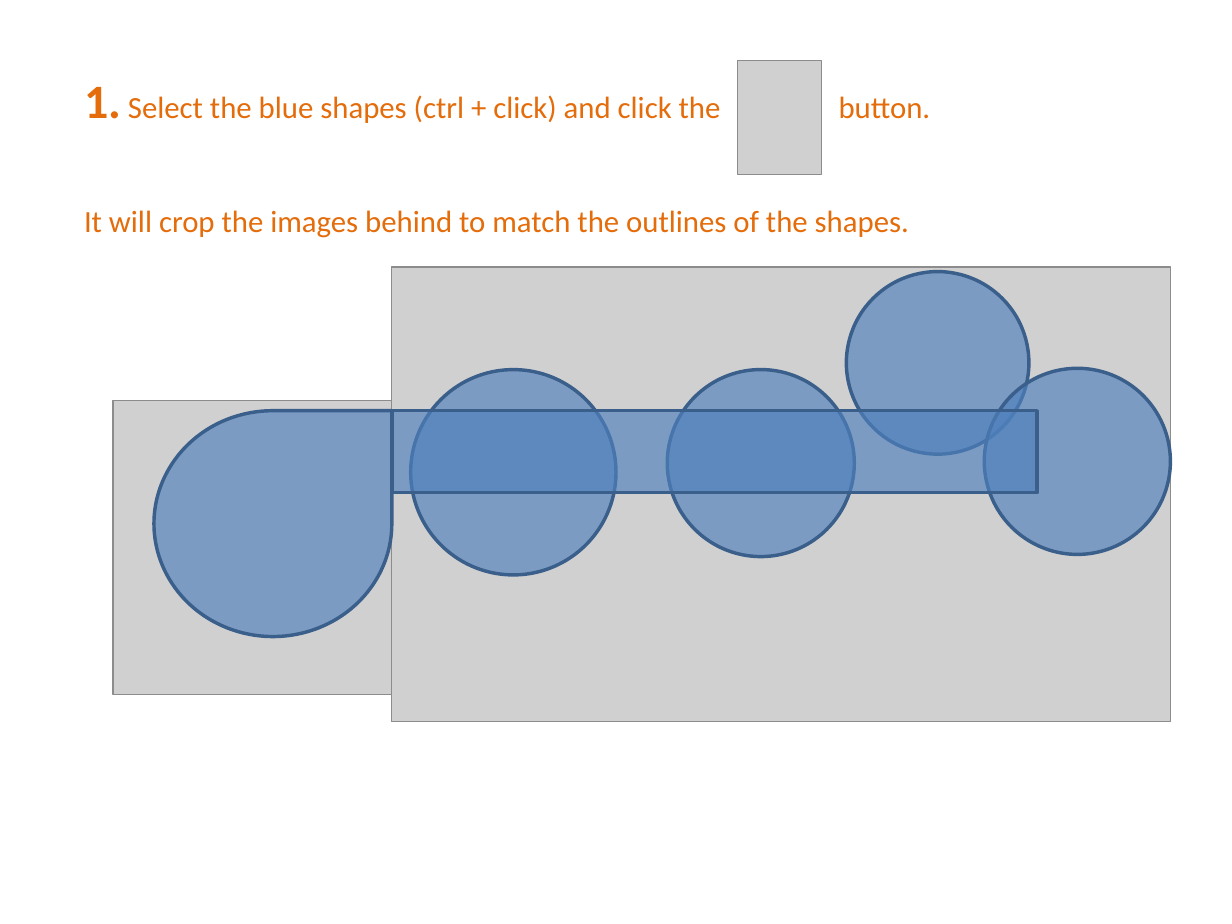
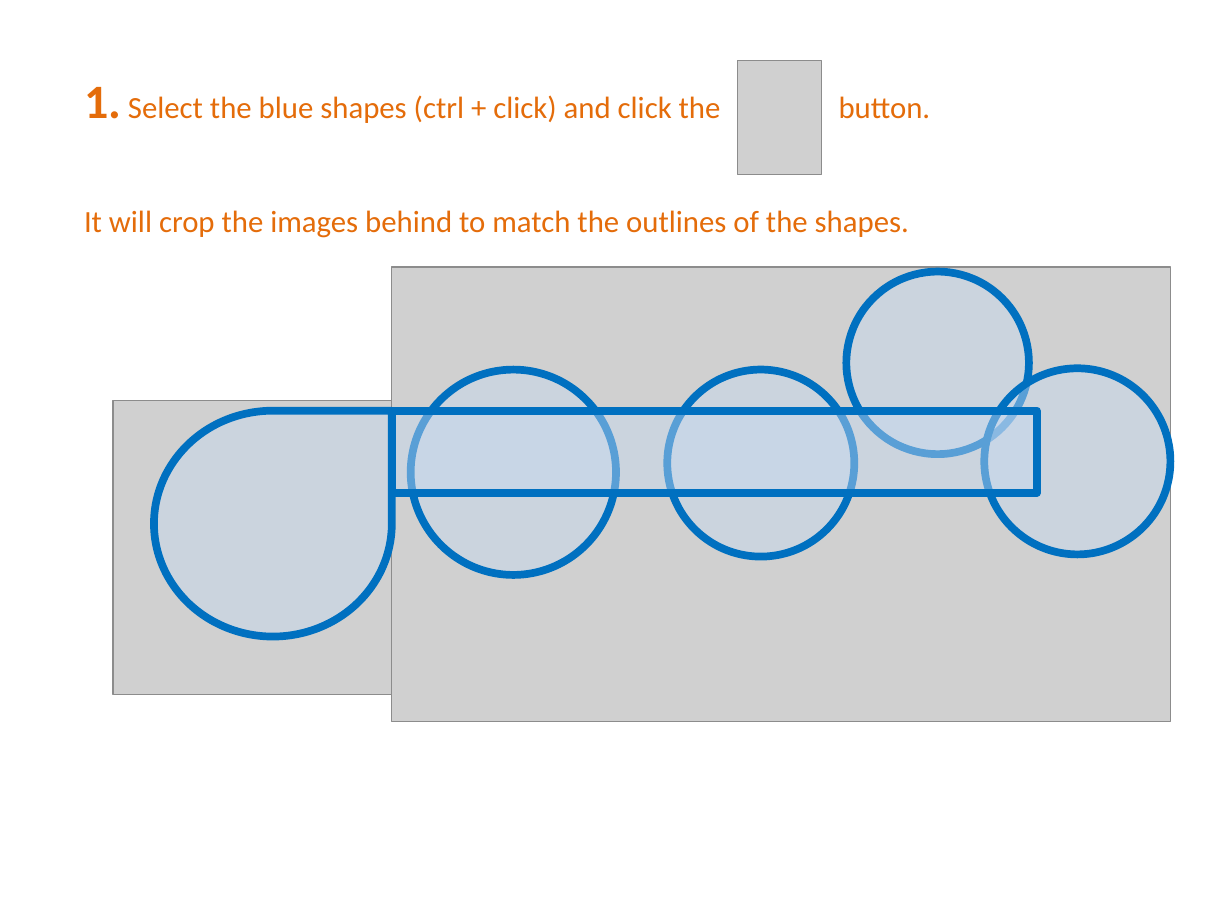
Before and after one commit to PowerPointLabs/PowerPointLabs, a slide deck: slide 24 of doc/PowerPointLabs Quick Tutorial.pptx (slide 23 before the commit). Drawn at 1232x924 pixels with LibreOffice and Linux fonts; fonts in the diff are those of the drawing; grey boxes stand for pictures. Boxes give left, top, right and bottom in pixels: in the first picture for what was removed or moved away, otherwise in the second. Text is boxed around its words. In the diff, an @@ line names an element or a change of style, - is before the commit and + after.

```diff
--- a/doc/PowerPointLabs Quick Tutorial.pptx
+++ b/doc/PowerPointLabs Quick Tutorial.pptx
@@ fill #4F81BD at 66% opacity to #C6D9F1 at 45% opacity; outline #3A5F8C 2 pt to #0070C0 4.5 pt in 6 elements at box(410, 370, 616, 575), box(668, 370, 855, 557), box(846, 271, 1029, 453), box(984, 368, 1170, 554), box(154, 410, 392, 636), box(392, 410, 1037, 493) @@
```
Also in this commit, not shown: 12 other slides changed, 7 slides added.
